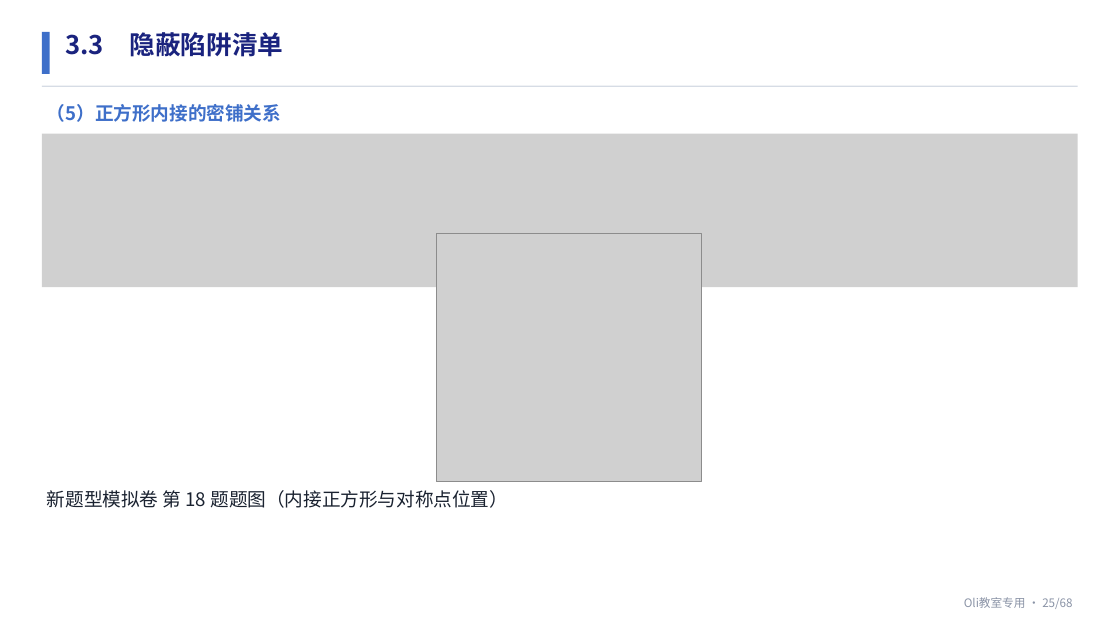
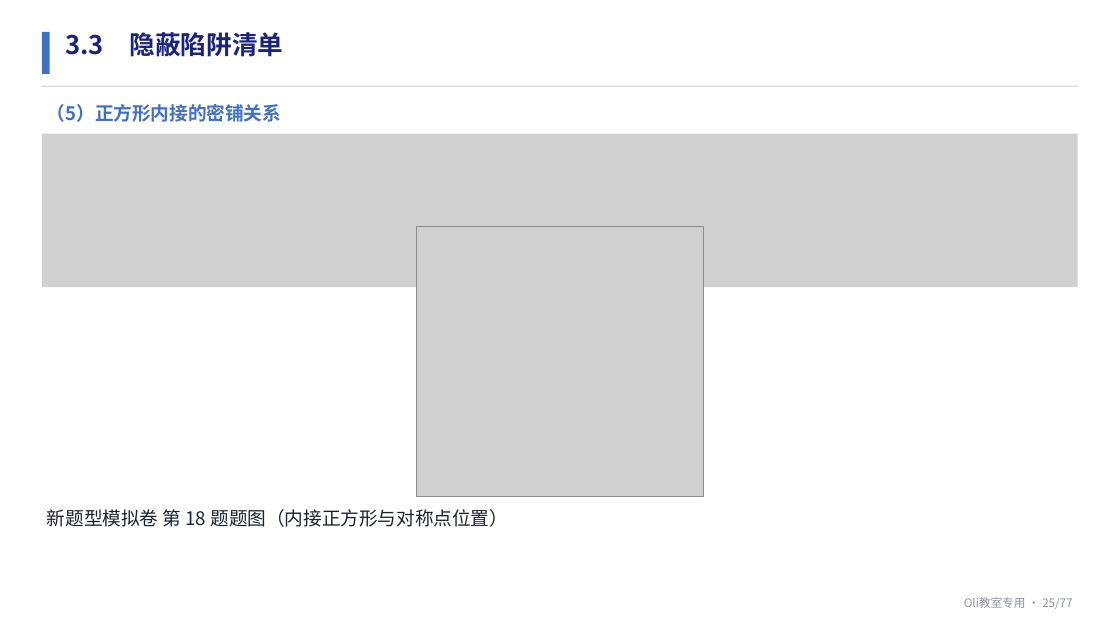
Before and after one commit to TiantianYeTTY/math-teaching-ppt, a slide deck: slide 25 of assets/九年级期中考点梳理教学课件_定稿参考.pptx. Drawn at 1120x630 pixels with LibreOffice and Linux fonts; fonts in the diff are those of the drawing; grey boxes stand for pictures. Boxes give left, top, right and bottom in pixels: in the first picture for what was removed or moved away, otherwise in the second. Text is boxed around its words. In the diff, an @@ line names an element or a change of style, - is before the commit and + after.

```diff
--- a/assets/九年级期中考点梳理教学课件_定稿参考.pptx
+++ b/assets/九年级期中考点梳理教学课件_定稿参考.pptx
@@ picture: place and size @@
-picture at [436, 234, 701, 482]
+picture at [417, 227, 704, 497]
@@ text "新题型模拟卷 第 18 题题图（内接正方形与对称点位置）": place and size @@
-text "新题型模拟卷 第 18 题题图（内接正方形与对称点位置）" at [47, 490, 508, 508]
+text "新题型模拟卷 第 18 题题图（内接正方形与对称点位置）" at [47, 509, 508, 527]
@@ text at [964, 597, 1072, 609]: text changed @@
-Oli教室专用 · 25/68
+Oli教室专用 · 25/77
```
Also in this commit, not shown: 66 other slides changed, 10 slides added, 1 slide removed, 5 other files.
